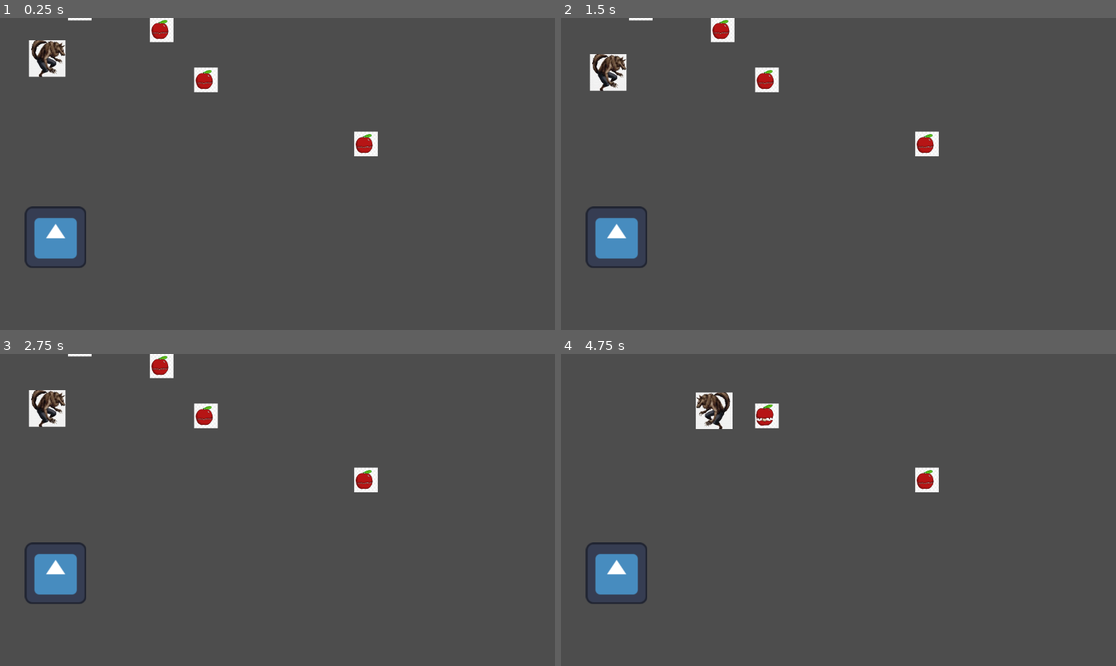
Above: before the commit, frames 1-4 (two rows, left to right).
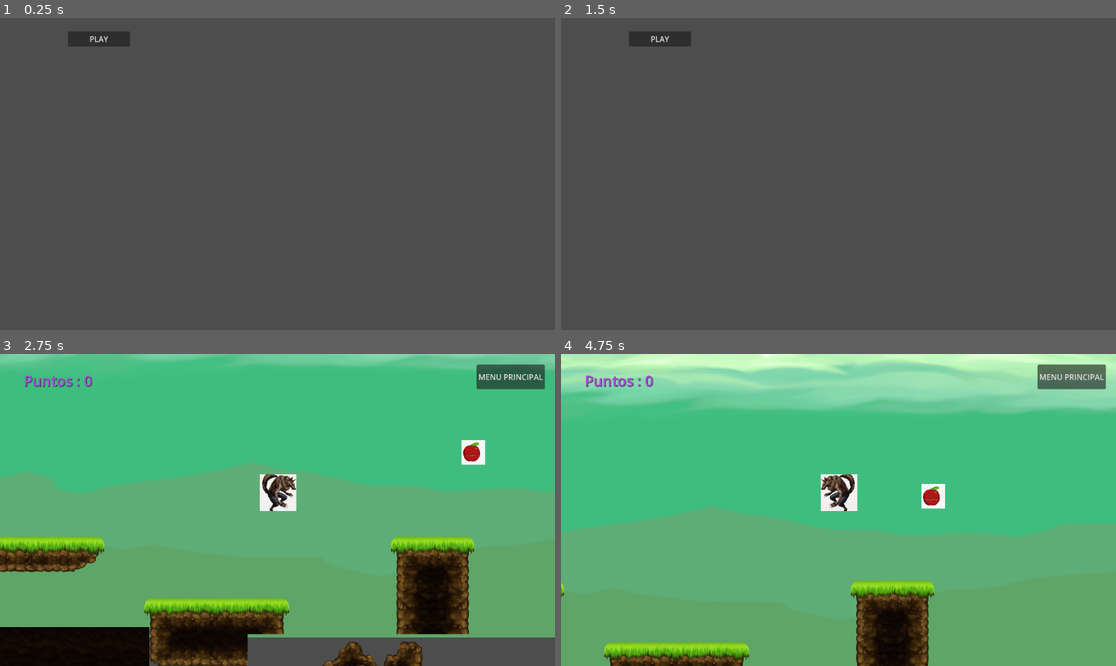
Above: after the commit, the same moments.

Repository: kjulieth18/WGJ2024
Game: Godot game, scene res://scenes/example_menu.tscn
The game is run twice, just before and just after one commit, with the same random seed, the same clock (stepped at 60 frames per second) and the same inputs. Before the commit the project starts from res://scenes/world.tscn. The engine's default icon, where the game draws it, is replaced by a stand-in: a white triangle on a blue panel in a dark square.
Inputs (mouse positions are in pixels of both pictures, inside the frame that each line leads up to):
- Up to frame 1 (0.25 s): no input
- Up to frame 2 (1.5 s): click (660, 39) at 0.5 s, where only the run after the commit has a clickable "PLAY"; click (1071, 39) at 1.25 s, where only the run after the commit has a clickable "MENU PRINCIPAL"
- Up to frame 3 (2.75 s): click (99, 375) at 2 s, where only the run after the commit has a clickable "PLAY"
- Up to frame 4 (4.75 s): hold Right (move_right) 2.78-4.28 s; tap W (move_up) at 3.02, 3.77 s; hold Left (move_left) from 4.28 s (still down)

The runs differ from the first frame. In frame 1, 3.7% of the frame differs, in the area x 4-69%, y 0-81%; in frame 2, 3.7%; in frame 3, 96%; in frame 4, 100%, in the area x 0-100%, y 0-100%.

Commit message:
cambio de escena, tilemap, mostrar puntaje
scene, score , tiles

Diff:
--- /dev/null
+++ b/UI.gd
@@ -0,0 +1,11 @@
+extends CanvasLayer
+class_name UI
+@onready var score_label=%Label
+
+func update_score_label(value):
+	score_label.text = "Puntaje"+str(value)
+
+
+
+func _on_button_pressed():
+	get_tree().change_scene_to_file("res://scenes/example_menu.tscn")
--- /dev/null
+++ b/assets/terrain/tileset.tres
@@ -0,0 +1,206 @@
+[gd_resource type="TileSet" load_steps=3 format=3 uid="uid://b7i1j30wdw52n"]
+
+[ext_resource type="Texture2D" uid="uid://cx0m2khtevxxt" path="res://assets/terrain/_Spritesheet.png" id="1_yavhy"]
+
+[sub_resource type="TileSetAtlasSource" id="TileSetAtlasSource_4qfgo"]
+texture = ExtResource("1_yavhy")
+texture_region_size = Vector2i(256, 256)
+0:0/0 = 0
+0:0/0/physics_layer_0/linear_velocity = Vector2(0, 0)
+0:0/0/physics_layer_0/angular_velocity = 0.0
+0:0/0/physics_layer_0/polygon_0/points = PackedVector2Array(-35.3553, -21.2132, 128, -9, 128, 128, -21.2132, 128)
+1:0/0 = 0
+1:0/0/physics_layer_0/linear_velocity = Vector2(0, 0)
+1:0/0/physics_layer_0/angular_velocity = 0.0
+1:0/0/physics_layer_0/polygon_0/points = PackedVector2Array(-128, -12.7279, 128, -18.3848, 128, 128, -128, 128)
+2:0/0 = 0
+2:0/0/physics_layer_0/linear_velocity = Vector2(0, 0)
+2:0/0/physics_layer_0/angular_velocity = 0.0
+2:0/0/physics_layer_0/polygon_0/points = PackedVector2Array(-128, -12.7279, 38.1838, -21.2132, 24.0416, 128, -128, 128)
+3:0/0 = 0
+3:0/0/physics_layer_0/linear_velocity = Vector2(0, 0)
+3:0/0/physics_layer_0/angular_velocity = 0.0
+3:0/0/physics_layer_0/polygon_0/points = PackedVector2Array(-128, -12.7279, 128, -18.3848, 128, 128, -128, 128)
+4:0/0 = 0
+4:0/0/physics_layer_0/linear_velocity = Vector2(0, 0)
+4:0/0/physics_layer_0/angular_velocity = 0.0
+4:0/0/physics_layer_0/polygon_0/points = PackedVector2Array(-128, -128, 128, -128, 128, 128, -128, 128)
+5:0/0 = 0
+5:0/0/physics_layer_0/linear_velocity = Vector2(0, 0)
+5:0/0/physics_layer_0/angular_velocity = 0.0
+5:0/0/physics_layer_0/polygon_0/points = PackedVector2Array(-128, -128, 37, -19, 128, 128, -128, 128)
+6:0/0 = 0
+6:0/0/physics_layer_0/linear_velocity = Vector2(0, 0)
+6:0/0/physics_layer_0/angular_velocity = 0.0
+6:0/0/physics_layer_0/polygon_0/points = PackedVector2Array(-72.1249, 26.8701, 106.066, 24.0416, 128, 128, -128, 128)
+0:1/0 = 0
+0:1/0/physics_layer_0/linear_velocity = Vector2(0, 0)
+0:1/0/physics_layer_0/angular_velocity = 0.0
+0:1/0/physics_layer_0/polygon_0/points = PackedVector2Array(-21.2132, -128, 128, -128, 128, 128, -21.2132, 128)
+1:1/0 = 0
+1:1/0/physics_layer_0/linear_velocity = Vector2(0, 0)
+1:1/0/physics_layer_0/angular_velocity = 0.0
+1:1/0/physics_layer_0/polygon_0/points = PackedVector2Array(-128, -128, 128, -128, 128, 128, -128, 128)
+2:1/0 = 0
+2:1/0/physics_layer_0/linear_velocity = Vector2(0, 0)
+2:1/0/physics_layer_0/angular_velocity = 0.0
+2:1/0/physics_layer_0/polygon_0/points = PackedVector2Array(-128, -128, 18.3848, -128, 15.5564, 128, -128, 128)
+3:1/0 = 0
+3:1/0/physics_layer_0/linear_velocity = Vector2(0, 0)
+3:1/0/physics_layer_0/angular_velocity = 0.0
+3:1/0/physics_layer_0/polygon_0/points = PackedVector2Array(-128, -128, 128, -128, 128, 128, -128, 128)
+4:1/0 = 0
+4:1/0/physics_layer_0/linear_velocity = Vector2(0, 0)
+4:1/0/physics_layer_0/angular_velocity = 0.0
+4:1/0/physics_layer_0/polygon_0/points = PackedVector2Array(-128, -128, 128, -128, 128, 128, -128, 128)
+5:1/0 = 0
+5:1/0/physics_layer_0/linear_velocity = Vector2(0, 0)
+5:1/0/physics_layer_0/angular_velocity = 0.0
+5:1/0/physics_layer_0/polygon_0/points = PackedVector2Array(-128, -128, 128, -128, 128, 128, -128, 128)
+6:1/0 = 0
+6:1/0/physics_layer_0/linear_velocity = Vector2(0, 0)
+6:1/0/physics_layer_0/angular_velocity = 0.0
+6:1/0/physics_layer_0/polygon_0/points = PackedVector2Array(-128, -128, 128, -128, 128, 128, -128, 128)
+0:2/0 = 0
+0:2/0/physics_layer_0/linear_velocity = Vector2(0, 0)
+0:2/0/physics_layer_0/angular_velocity = 0.0
+0:2/0/physics_layer_0/polygon_0/points = PackedVector2Array(-128, -128, 128, -128, 128, 128, -128, 128)
+1:2/0 = 0
+1:2/0/physics_layer_0/linear_velocity = Vector2(0, 0)
+1:2/0/physics_layer_0/angular_velocity = 0.0
+1:2/0/physics_layer_0/polygon_0/points = PackedVector2Array(-128, -128, 128, -128, 128, 128, -128, 128)
+2:2/0 = 0
+2:2/0/physics_layer_0/linear_velocity = Vector2(0, 0)
+2:2/0/physics_layer_0/angular_velocity = 0.0
+2:2/0/physics_layer_0/polygon_0/points = PackedVector2Array(-128, -128, 128, -128, 128, 128, -128, 128)
+3:2/0 = 0
+3:2/0/physics_layer_0/linear_velocity = Vector2(0, 0)
+3:2/0/physics_layer_0/angular_velocity = 0.0
+3:2/0/physics_layer_0/polygon_0/points = PackedVector2Array(-128, -128, 128, -128, 107, 11, -128, 31)
+4:2/0 = 0
+4:2/0/physics_layer_0/linear_velocity = Vector2(0, 0)
+4:2/0/physics_layer_0/angular_velocity = 0.0
+4:2/0/physics_layer_0/polygon_0/points = PackedVector2Array(-128, -128, 128, -128, 128, 128, -128, 128)
+5:2/0 = 0
+5:2/0/physics_layer_0/linear_velocity = Vector2(0, 0)
+5:2/0/physics_layer_0/angular_velocity = 0.0
+5:2/0/physics_layer_0/polygon_0/points = PackedVector2Array(-63.6396, -43.8406, 31, 3, 51, 53, -55, 97)
+6:2/0 = 0
+6:2/0/physics_layer_0/linear_velocity = Vector2(0, 0)
+6:2/0/physics_layer_0/angular_velocity = 0.0
+6:2/0/physics_layer_0/polygon_0/points = PackedVector2Array(-128, -128, 128, -128, 128, 128, -128, 128)
+0:3/0 = 0
+0:3/0/physics_layer_0/linear_velocity = Vector2(0, 0)
+0:3/0/physics_layer_0/angular_velocity = 0.0
+0:3/0/physics_layer_0/polygon_0/points = PackedVector2Array(-35.3553, -21.2132, 128, -9, 128, 128, -21.2132, 128)
+1:3/0 = 0
+1:3/0/physics_layer_0/linear_velocity = Vector2(0, 0)
+1:3/0/physics_layer_0/angular_velocity = 0.0
+1:3/0/physics_layer_0/polygon_0/points = PackedVector2Array(-128, -12.7279, 128, -18.3848, 128, 128, -128, 128)
+2:3/0 = 0
+2:3/0/physics_layer_0/linear_velocity = Vector2(0, 0)
+2:3/0/physics_layer_0/angular_velocity = 0.0
+2:3/0/physics_layer_0/polygon_0/points = PackedVector2Array(-128, -12.7279, 38.1838, -21.2132, 24.0416, 128, -128, 128)
+3:3/0 = 0
+3:3/0/physics_layer_0/linear_velocity = Vector2(0, 0)
+3:3/0/physics_layer_0/angular_velocity = 0.0
+3:3/0/physics_layer_0/polygon_0/points = PackedVector2Array(-7.07106, -41.0122, 81, -45, 91.9239, 128, -91.9239, 128, -79, -33)
+4:3/0 = 0
+4:3/0/physics_layer_0/linear_velocity = Vector2(0, 0)
+4:3/0/physics_layer_0/angular_velocity = 0.0
+4:3/0/physics_layer_0/polygon_0/points = PackedVector2Array(-63.6396, 24.0416, 105, 49, 128, 128, -128, 128)
+5:3/0 = 0
+5:3/0/physics_layer_0/linear_velocity = Vector2(0, 0)
+5:3/0/physics_layer_0/angular_velocity = 0.0
+5:3/0/physics_layer_0/polygon_0/points = PackedVector2Array(-41.0122, 24.0416, 128, 61, 128, 128, -128, 128)
+6:3/0 = 0
+6:3/0/physics_layer_0/linear_velocity = Vector2(0, 0)
+6:3/0/physics_layer_0/angular_velocity = 0.0
+6:3/0/physics_layer_0/polygon_0/points = PackedVector2Array(-66.468, 52.3259, 59, 69, 128, 128, -128, 128)
+0:4/0 = 0
+0:4/0/physics_layer_0/linear_velocity = Vector2(0, 0)
+0:4/0/physics_layer_0/angular_velocity = 0.0
+0:4/0/physics_layer_0/polygon_0/points = PackedVector2Array(-24.0416, 1.41422, 47, 21, 69, 128, -69.2965, 128)
+1:4/0 = 0
+1:4/0/physics_layer_0/linear_velocity = Vector2(0, 0)
+1:4/0/physics_layer_0/angular_velocity = 0.0
+1:4/0/physics_layer_0/polygon_0/points = PackedVector2Array(-128, 21.2132, 72.1249, 29.6985, 80.6102, 128, -128, 128)
+2:4/0 = 0
+2:4/0/physics_layer_0/linear_velocity = Vector2(0, 0)
+2:4/0/physics_layer_0/angular_velocity = 0.0
+2:4/0/physics_layer_0/polygon_0/points = PackedVector2Array(-128, -128, 128, -128, 128, 128, -128, 128)
+3:4/0 = 0
+3:4/0/physics_layer_0/linear_velocity = Vector2(0, 0)
+3:4/0/physics_layer_0/angular_velocity = 0.0
+3:4/0/physics_layer_0/polygon_0/points = PackedVector2Array(-80.6102, -4.24265, 77.7818, -1.41422, 83.4386, 128, -69, 128)
+4:4/0 = 0
+4:4/0/physics_layer_0/linear_velocity = Vector2(0, 0)
+4:4/0/physics_layer_0/angular_velocity = 0.0
+4:4/0/physics_layer_0/polygon_0/points = PackedVector2Array(-128, -128, 128, -128, 128, 128, -128, 128)
+5:4/0 = 0
+5:4/0/physics_layer_0/linear_velocity = Vector2(0, 0)
+5:4/0/physics_layer_0/angular_velocity = 0.0
+5:4/0/physics_layer_0/polygon_0/points = PackedVector2Array(-128, -128, 128, -128, 128, 128, -128, 128)
+6:4/0 = 0
+6:4/0/physics_layer_0/linear_velocity = Vector2(0, 0)
+6:4/0/physics_layer_0/angular_velocity = 0.0
+6:4/0/physics_layer_0/polygon_0/points = PackedVector2Array(-128, -128, 128, -128, 128, 128, -128, 128)
+2:5/0 = 0
+2:5/0/physics_layer_0/linear_velocity = Vector2(0, 0)
+2:5/0/physics_layer_0/angular_velocity = 0.0
+2:5/0/physics_layer_0/polygon_0/points = PackedVector2Array(-60.8112, -41.0122, 128, -65, 128, 128, -103, 128)
+3:5/0 = 0
+3:5/0/physics_layer_0/linear_velocity = Vector2(0, 0)
+3:5/0/physics_layer_0/angular_velocity = 0.0
+3:5/0/physics_layer_0/polygon_0/points = PackedVector2Array(-128, -128, 39, -1, 128, 128, -128, 128)
+4:5/0 = 0
+4:5/0/physics_layer_0/linear_velocity = Vector2(0, 0)
+4:5/0/physics_layer_0/angular_velocity = 0.0
+4:5/0/physics_layer_0/polygon_0/points = PackedVector2Array(-41.0122, -24.0416, 128, -80.6102, 128, 128, -128, 128)
+5:5/0 = 0
+5:5/0/physics_layer_0/linear_velocity = Vector2(0, 0)
+5:5/0/physics_layer_0/angular_velocity = 0.0
+5:5/0/physics_layer_0/polygon_0/points = PackedVector2Array(-128, -77.7818, 45, 7, 128, 128, -128, 128)
+6:5/0 = 0
+6:5/0/physics_layer_0/linear_velocity = Vector2(0, 0)
+6:5/0/physics_layer_0/angular_velocity = 0.0
+6:5/0/physics_layer_0/polygon_0/points = PackedVector2Array(-74.9533, 69.2965, 55, 75, 87, 128, -128, 128)
+2:6/0 = 0
+2:6/0/physics_layer_0/linear_velocity = Vector2(0, 0)
+2:6/0/physics_layer_0/angular_velocity = 0.0
+2:6/0/physics_layer_0/polygon_0/points = PackedVector2Array(-128, -128, 128, -128, 128, 128, -128, 128)
+3:6/0 = 0
+3:6/0/physics_layer_0/linear_velocity = Vector2(0, 0)
+3:6/0/physics_layer_0/angular_velocity = 0.0
+3:6/0/physics_layer_0/polygon_0/points = PackedVector2Array(-128, -128, 128, -128, 128, 128, -128, 128)
+4:6/0 = 0
+4:6/0/physics_layer_0/linear_velocity = Vector2(0, 0)
+4:6/0/physics_layer_0/angular_velocity = 0.0
+4:6/0/physics_layer_0/polygon_0/points = PackedVector2Array(-128, -128, 128, -128, 128, 128, -128, 128)
+5:6/0 = 0
+5:6/0/physics_layer_0/linear_velocity = Vector2(0, 0)
+5:6/0/physics_layer_0/angular_velocity = 0.0
+5:6/0/physics_layer_0/polygon_0/points = PackedVector2Array(-128, -128, 128, -128, 128, 128, -128, 128)
+6:6/0 = 0
+6:6/0/physics_layer_0/linear_velocity = Vector2(0, 0)
+6:6/0/physics_layer_0/angular_velocity = 0.0
+6:6/0/physics_layer_0/polygon_0/points = PackedVector2Array(-128, -128, 128, -128, 128, 128, -128, 128)
+0:5/0 = 0
+0:5/0/physics_layer_0/linear_velocity = Vector2(0, 0)
+0:5/0/physics_layer_0/angular_velocity = 0.0
+0:5/0/physics_layer_0/polygon_0/points = PackedVector2Array(-15.5564, -46.6691, 128, -59, 128, 128, -128, 128)
+0:6/0 = 0
+0:6/0/physics_layer_0/linear_velocity = Vector2(0, 0)
+0:6/0/physics_layer_0/angular_velocity = 0.0
+1:6/0 = 0
+1:6/0/physics_layer_0/linear_velocity = Vector2(0, 0)
+1:6/0/physics_layer_0/angular_velocity = 0.0
+1:5/0 = 0
+1:5/0/physics_layer_0/linear_velocity = Vector2(0, 0)
+1:5/0/physics_layer_0/angular_velocity = 0.0
+1:5/0/physics_layer_0/polygon_0/points = PackedVector2Array(-128, -128, 27, 7, 128, 128, -128, 128)
+
+[resource]
+tile_size = Vector2i(256, 256)
+physics_layer_0/collision_layer = 1
+sources/2 = SubResource("TileSetAtlasSource_4qfgo")
--- a/project.godot
+++ b/project.godot
@@ -11,7 +11,7 @@
 [application]
 
 config/name="potion quest"
-run/main_scene="res://scenes/world.tscn"
+run/main_scene="res://scenes/example_menu.tscn"
 config/features=PackedStringArray("4.2", "GL Compatibility")
 config/icon="res://icon.svg"
 
@@ -50,6 +50,11 @@
 "events": [Object(InputEventKey,"resource_local_to_scene":false,"resource_name":"","device":0,"window_id":0,"alt_presse …(181 unchanged characters)…
 ]
 }
+click_button={
+"deadzone": 0.5,
+"events": [Object(InputEventMouseButton,"resource_local_to_scene":false,"resource_name":"","device":-1,"window_id":0,"alt_pressed":false,"shift_pressed":false,"ctrl_pressed":false,"meta_pressed":false,"button_mask":0,"position":Vector2(0, 0),"global_position":Vector2(0, 0),"factor":1.0,"button_index":1,"canceled":false,"pressed":false,"double_click":false,"script":null)
+]
+}
 
 [rendering]
 
--- a/scenes/character.tscn
+++ b/scenes/character.tscn
@@ -1,6 +1,6 @@
 [gd_scene load_steps=5 format=3 uid="uid://dm1ixg5dbosxb"]
 
-[ext_resource type="Script" path="res://scenes/maincharacter.gd" id="1_8xfbx"]
+[ext_resource type="Script" path="res://scripts/maincharacter.gd" id="1_8xfbx"]
 [ext_resource type="Texture2D" uid="uid://dfgr071a8d18" path="res://assets/aeiou.PNG" id="2_32m2e"]
 
 [sub_resource type="RectangleShape2D" id="RectangleShape2D_bjsjb"]
--- /dev/null
+++ b/scenes/enemy.tscn
@@ -0,0 +1,34 @@
+[gd_scene load_steps=5 format=3 uid="uid://dk3sb0oo5rul"]
+
+[ext_resource type="Texture2D" uid="uid://bughbbe7aeyll" path="res://assets/raven-black0001.png" id="1_3jnjp"]
+[ext_resource type="Texture2D" uid="uid://dwflwc5s2w04r" path="res://assets/raven-black0014.png" id="2_p4s6u"]
+
+[sub_resource type="CircleShape2D" id="CircleShape2D_28wq7"]
+
+[sub_resource type="SpriteFrames" id="SpriteFrames_sag5q"]
+animations = [{
+"frames": [{
+"duration": 1.0,
+"texture": ExtResource("1_3jnjp")
+}, {
+"duration": 1.0,
+"texture": ExtResource("2_p4s6u")
+}],
+"loop": true,
+"name": &"idle_enemy",
+"speed": 5.0
+}]
+
+[node name="Enemy" type="Node2D"]
+
+[node name="RigidBody2D" type="RigidBody2D" parent="."]
+
+[node name="CollisionShape2D" type="CollisionShape2D" parent="RigidBody2D"]
+shape = SubResource("CircleShape2D_28wq7")
+debug_color = Color(0.991938, 0, 0.258897, 0.42)
+
+[node name="AnimatedSprite2D" type="AnimatedSprite2D" parent="RigidBody2D"]
+sprite_frames = SubResource("SpriteFrames_sag5q")
+animation = &"idle_enemy"
+
+[node name="VisibleOnScreenNotifier2D" type="VisibleOnScreenNotifier2D" parent="RigidBody2D"]
--- /dev/null
+++ b/scenes/example_menu.gd
@@ -0,0 +1,5 @@
+extends Node2D
+
+
+func _on_button_pressed():
+	get_tree().change_scene_to_file("res://scenes/world.tscn")
--- /dev/null
+++ b/scenes/example_menu.tscn
@@ -0,0 +1,15 @@
+[gd_scene load_steps=2 format=3 uid="uid://bx2gp6h44nsto"]
+
+[ext_resource type="Script" path="res://scenes/example_menu.gd" id="1_ygll5"]
+
+[node name="ExampleMenu" type="Node2D"]
+script = ExtResource("1_ygll5")
+
+[node name="Button" type="Button" parent="."]
+offset_left = 141.0
+offset_top = 28.0
+offset_right = 270.0
+offset_bottom = 59.0
+text = "PLAY"
+
+[connection signal="pressed" from="Button" to="." method="_on_button_pressed"]
--- /dev/null
+++ b/scenes/floor.tscn
@@ -0,0 +1,19 @@
+[gd_scene load_steps=3 format=3 uid="uid://dgh0bggh82sgx"]
+
+[ext_resource type="Texture2D" uid="uid://b48j2larm8763" path="res://icon.svg" id="1_cjxin"]
+
+[sub_resource type="RectangleShape2D" id="RectangleShape2D_41mr2"]
+size = Vector2(227, 29)
+
+[node name="floor" type="Sprite2D"]
+position = Vector2(137, 119)
+
+[node name="StaticBody2D" type="StaticBody2D" parent="."]
+
+[node name="CollisionShape2D" type="CollisionShape2D" parent="StaticBody2D"]
+position = Vector2(112, 206)
+shape = SubResource("RectangleShape2D_41mr2")
+
+[node name="Icon" type="Sprite2D" parent="StaticBody2D/CollisionShape2D"]
+position = Vector2(-29.5, 289.5)
+texture = ExtResource("1_cjxin")
--- a/scenes/fruit.tscn
+++ b/scenes/fruit.tscn
@@ -1,7 +1,8 @@
-[gd_scene load_steps=9 format=3 uid="uid://dk0ch1yjw73ec"]
+[gd_scene load_steps=10 format=3 uid="uid://dk0ch1yjw73ec"]
 
 [ext_resource type="Texture2D" uid="uid://c7lfopv7s5ss3" path="res://assets/applemap.PNG" id="1_b0y6n"]
-[ext_resource type="Script" path="res://scenes/fruit_interaction.gd" id="2_1vreb"]
+[ext_resource type="Script" path="res://scripts/fruit_interaction.gd" id="2_1vreb"]
+[ext_resource type="AudioStream" uid="uid://b0ty0ukqtygsq" path="res://assets/mixkit-achievement-bell-600.wav" id="3_0e05c"]
 
 [sub_resource type="CircleShape2D" id="CircleShape2D_q1ymm"]
 radius = 24.1868
@@ -61,4 +62,7 @@
 animation = &"fruit_collected"
 autoplay = "fruit_idle"
 
+[node name="AudioStreamPlayer2D" type="AudioStreamPlayer2D" parent="."]
+stream = ExtResource("3_0e05c")
+
 [connection signal="body_entered" from="." to="." method="_on_body_entered"]
--- a/scenes/levadizo_right.tscn
+++ b/scenes/levadizo_right.tscn
@@ -1,6 +1,6 @@
 [gd_scene load_steps=6 format=3 uid="uid://cyq0s3h7st27n"]
 
-[ext_resource type="Script" path="res://scenes/puente_levadizo.gd" id="1_p65cw"]
+[ext_resource type="Script" path="res://scripts/puente_levadizo.gd" id="1_p65cw"]
 
 [sub_resource type="RectangleShape2D" id="RectangleShape2D_7j8yc"]
 size = Vector2(106, 20)
--- /dev/null
+++ b/scenes/ui.tscn
@@ -0,0 +1,49 @@
+[gd_scene load_steps=3 format=3 uid="uid://bwvkamqjoqtxi"]
+
+[ext_resource type="Script" path="res://UI.gd" id="1_g80s6"]
+
+[sub_resource type="LabelSettings" id="LabelSettings_m407i"]
+font_size = 30
+font_color = Color(0.673903, 0.308537, 0.857966, 1)
+shadow_size = 2
+shadow_color = Color(0, 0, 0, 0.529412)
+
+[node name="UI" type="CanvasLayer"]
+script = ExtResource("1_g80s6")
+
+[node name="Control" type="Control" parent="."]
+layout_mode = 3
+anchors_preset = 15
+anchor_right = 1.0
+anchor_bottom = 1.0
+grow_horizontal = 2
+grow_vertical = 2
+
+[node name="Label" type="Label" parent="Control"]
+unique_name_in_owner = true
+layout_mode = 2
+offset_left = 49.0
+offset_top = 34.0
+offset_right = 191.0
+offset_bottom = 76.0
+size_flags_horizontal = 0
+size_flags_vertical = 0
+text = "Puntos : 0"
+label_settings = SubResource("LabelSettings_m407i")
+
+[node name="Button" type="Button" parent="Control"]
+layout_mode = 1
+anchors_preset = 1
+anchor_left = 1.0
+anchor_right = 1.0
+offset_left = -163.0
+offset_top = 22.0
+offset_right = -21.0
+offset_bottom = 73.0
+grow_horizontal = 0
+size_flags_horizontal = 8
+size_flags_vertical = 0
+text = "MENU PRINCIPAL
+"
+
+[connection signal="pressed" from="Control/Button" to="." method="_on_button_pressed"]
--- /dev/null
+++ b/scenes/uiworld.gd
@@ -0,0 +1,8 @@
+extends Node2D
+@onready var ui = %UI
+
+var score=0
+
+func add_score(value):
+	score=score+value
+	ui.update_score_label(score)
--- a/scenes/world.tscn
+++ b/scenes/world.tscn
@@ -1,15 +1,18 @@
-[gd_scene load_steps=11 format=3 uid="uid://cl582h237qgx1"]
+[gd_scene load_steps=14 format=3 uid="uid://cl582h237qgx1"]
 
+[ext_resource type="Script" path="res://scenes/uiworld.gd" id="1_271hj"]
 [ext_resource type="PackedScene" uid="uid://dm1ixg5dbosxb" path="res://scenes/character.tscn" id="1_uj273"]
-[ext_resource type="Texture2D" uid="uid://b48j2larm8763" path="res://icon.svg" id="1_xq7h5"]
 [ext_resource type="PackedScene" uid="uid://bagniaeqrmvyh" path="res://scenes/levadizo_left.tscn" id="3_3ol0g"]
 [ext_resource type="PackedScene" uid="uid://hy1bo4uejb6w" path="res://scenes/ball_push.tscn" id="3_cqlc2"]
 [ext_resource type="PackedScene" uid="uid://cyq0s3h7st27n" path="res://scenes/levadizo_right.tscn" id="4_jkjbk"]
 [ext_resource type="PackedScene" uid="uid://dk0ch1yjw73ec" path="res://scenes/fruit.tscn" id="5_pw6ed"]
-[ext_resource type="Script" path="res://scenes/Area2Dcheckpoint.gd" id="7_6tpgh"]
+[ext_resource type="Script" path="res://scripts/Area2Dcheckpoint.gd" id="7_6tpgh"]
+[ext_resource type="Texture2D" uid="uid://b1ampr4yrrhju" path="res://assets/terrain/Background.png" id="7_72nna"]
+[ext_resource type="PackedScene" uid="uid://bwvkamqjoqtxi" path="res://scenes/ui.tscn" id="9_svdjd"]
+[ext_resource type="TileSet" uid="uid://b7i1j30wdw52n" path="res://assets/terrain/tileset.tres" id="10_mjjix"]
 
 [sub_resource type="RectangleShape2D" id="RectangleShape2D_41mr2"]
-size = Vector2(227, 29)
+size = Vector2(296.5, 29)
 
 [sub_resource type="RectangleShape2D" id="RectangleShape2D_1i32v"]
 
@@ -26,37 +29,40 @@
 "speed": 5.0
 }]
 
-[node name="Node2D" type="Node2D"]
+[node name="World" type="Node2D"]
 position = Vector2(-104, -159)
+script = ExtResource("1_271hj")
 
-[node name="Wolf" parent="." instance=ExtResource("1_uj273")]
+[node name="Wolf" parent="." node_paths=PackedStringArray("current_level") instance=ExtResource("1_uj273")]
 position = Vector2(201, 266)
+current_level = NodePath("..")
+
+[node name="Camera2D" type="Camera2D" parent="Wolf"]
 
 [node name="floor" type="Sprite2D" parent="."]
-position = Vector2(137, 119)
+position = Vector2(202, 295)
 
 [node name="StaticBody2D" type="StaticBody2D" parent="floor"]
 
 [node name="CollisionShape2D" type="CollisionShape2D" parent="floor/StaticBody2D"]
-position = Vector2(112, 206)
+position = Vector2(51.75, 52)
 shape = SubResource("RectangleShape2D_41mr2")
-
-[node name="Icon" type="Sprite2D" parent="floor/StaticBody2D/CollisionShape2D"]
-position = Vector2(-29.5, 289.5)
-texture = ExtResource("1_xq7h5")
 
 [node name="Sprite2D3" type="Sprite2D" parent="."]
 position = Vector2(279, 279)
 scale = Vector2(0.507813, 0.59375)
 
 [node name="ball_push" parent="." instance=ExtResource("3_cqlc2")]
+position = Vector2(360, 219)
 
 [node name="levadizo_left" parent="." instance=ExtResource("3_3ol0g")]
+position = Vector2(418, 346)
 
 [node name="levadizo_right" parent="." instance=ExtResource("4_jkjbk")]
+position = Vector2(637, 343)
 
 [node name="Area2Dfruit" parent="." instance=ExtResource("5_pw6ed")]
-position = Vector2(438, 183)
+position = Vector2(606, 210)
 
 [node name="Area2Dcheckpoint" type="Area2D" parent="."]
 position = Vector2(562, 288)
@@ -71,11 +77,30 @@
 sprite_frames = SubResource("SpriteFrames_jg0px")
 animation = &"fruit_idle"
 
-[node name="Area2Dfruit2" parent="." instance=ExtResource("5_pw6ed")]
-position = Vector2(862, 420)
+[node name="TextureRect" type="TextureRect" parent="."]
+show_behind_parent = true
+offset_left = -1107.0
+offset_top = -397.0
+offset_right = 2293.0
+offset_bottom = 595.0
+texture = ExtResource("7_72nna")
+expand_mode = 1
 
-[node name="Area2Dfruit3" parent="." instance=ExtResource("5_pw6ed")]
-position = Vector2(530, 287)
+[node name="UI" parent="." instance=ExtResource("9_svdjd")]
+unique_name_in_owner = true
 
-[node name="Area2Dfruit4" parent="." instance=ExtResource("5_pw6ed")]
-position = Vector2(268, 138)
+[node name="TileMap" type="TileMap" parent="."]
+position = Vector2(-117, 204)
+scale = Vector2(0.5, 0.5)
+tile_set = ExtResource("10_mjjix")
+format = 2
+layer_0/tile_data = PackedInt32Array(131072, 2, 0, 131073, 65538, 0, 131074, 131074, 0, 196609, 65538, 2, 196608, 2, 2, 131069, 2, 3, 131070, 65538, 3, 131071, 131074, 3, 262148, 2, 1, 196612, 327682, 4, 131076, 2, 1, 65540, 2, 0, 65541, 131074, 0, 131077, 131074, 1, -131075, 2, 2, -131074, 65538, 2, -131073, 65538, 2, -196608, 65538, 2, -196607, 65538, 2, -196606, 65538, 2, -196605, 65538, 2, -196604, 131074, 2, -262140, 131074, 1, -196611, 2, 1, -196610, 65538, 1, -196609, 65538, 1, -262144, 65538, 1, -262143, 65538, 1, -262142, 65538, 1, -262141, 65538, 1, -262146, 65538, 0, -262145, 65538, 0, -327680, 65538, 0, -327679, 65538, 0, -327678, 65538, 0, -327677, 65538, 0, -327676, 131074, 0, -262147, 2, 0, 196611, 262146, 4, 131067, 327682, 5, 131066, 262146, 5, 196603, 327682, 6, 196602, 262146, 6)
+
+[node name="TileMap2" type="TileMap" parent="."]
+position = Vector2(63, 61)
+scale = Vector2(0.5, 0.5)
+tile_set = ExtResource("10_mjjix")
+format = 2
+layer_0/tile_data = PackedInt32Array(327673, 65538, 1, 327674, 65538, 1, 327672, 65538, 1, 327675, 65538, 1, 327676, 65538, 1, 327677, 65538, 1, 327678, 65538, 1, 262157, 65538, 1)
+
+[node name="AudioStreamPlayer2D" type="AudioStreamPlayer2D" parent="."]
--- a/scenes/fruit_interaction.gd
+++ b/scripts/fruit_interaction.gd
@@ -6,9 +6,12 @@
 	if body.name == "Wolf":
 		if not tomada:
 			tomada=true
+			body.eat_fruit()
 			$AnimatedSprite2D.play("fruit_collected")
+			$AudioStreamPlayer2D.play()
 			await $AnimatedSprite2D.animation_finished
 			visible=false
 
+
 		print(body)
 	pass # Replace with function body.
--- a/scenes/maincharacter.gd
+++ b/scripts/maincharacter.gd
@@ -2,9 +2,8 @@
 #export muestra la variable en el inspector
 @export var move_speed = 40
 @export var gravity = 30
-@export var jumpspeed=-300
-#agrega booleano if true if false, si esta mirando a la derecha gira izquierda y viceversa
-var is_facing_right = true
+@export var jumpspeed=-400
+@export var current_level:Node2D
 
 
 func _physics_process(delta):
@@ -24,3 +23,6 @@
 	if input_axis >0:
 		$Sprite2D.flip_h= false
 #en objetos con fisica colliders usar 1:1 escala
+
+func eat_fruit():
+	current_level.add_score(1)
Not shown, added: assets/mixkit-achievement-bell-600.wav.import
Binary file added: assets/raven-black0001.png
Not shown, added: assets/raven-black0001.png.import
Binary file added: assets/raven-black0014.png
Not shown, added: assets/raven-black0014.png.import
Binary file added: assets/terrain/Background.png
Not shown, added: assets/terrain/Background.png.import
Binary file added: assets/terrain/Object_1.png
Not shown, added: assets/terrain/Object_1.png.import
Binary file added: assets/terrain/Object_10.png
Not shown, added: assets/terrain/Object_10.png.import
Binary file added: assets/terrain/Object_11.png
(and 73 more such lines)
